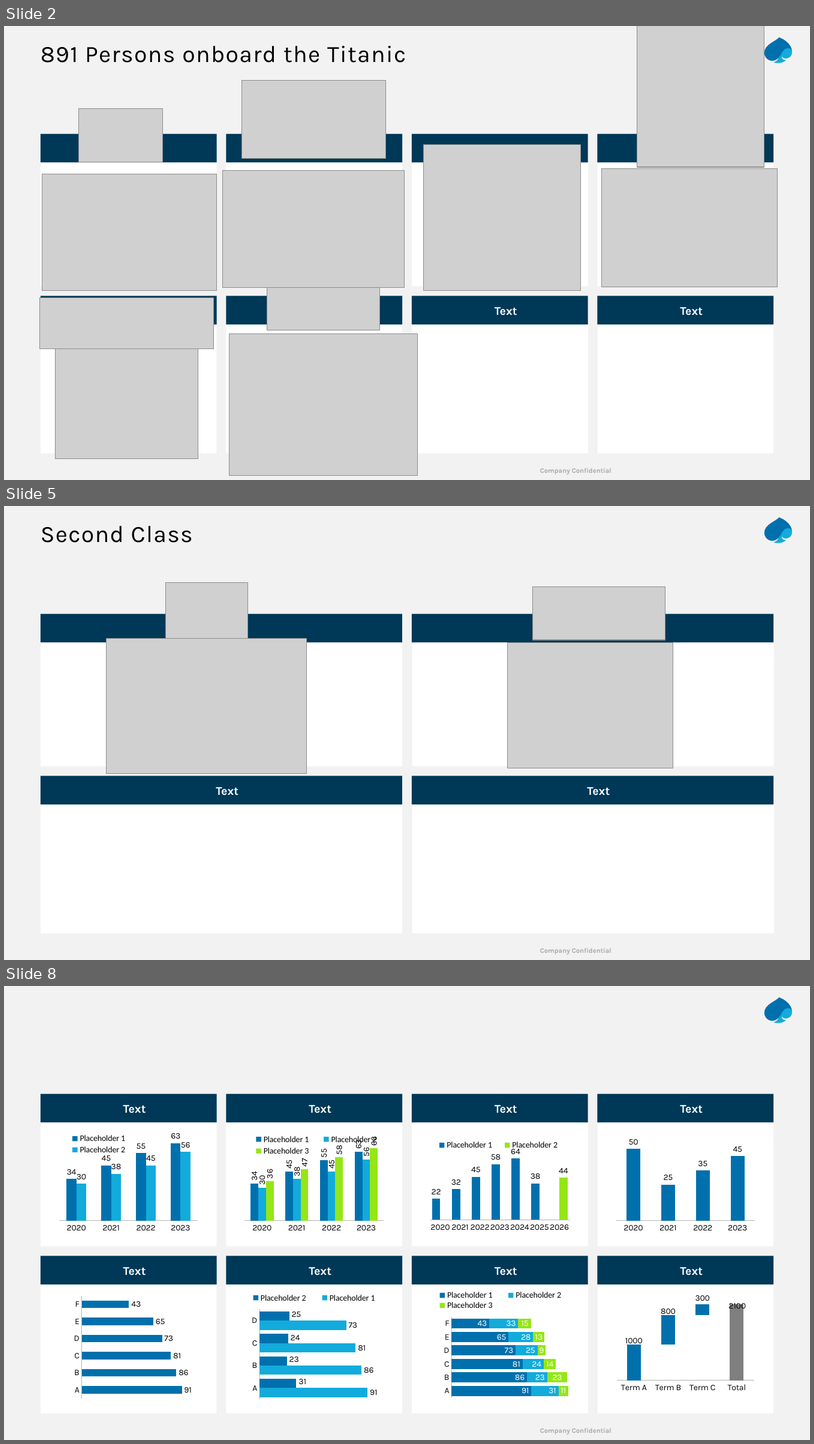
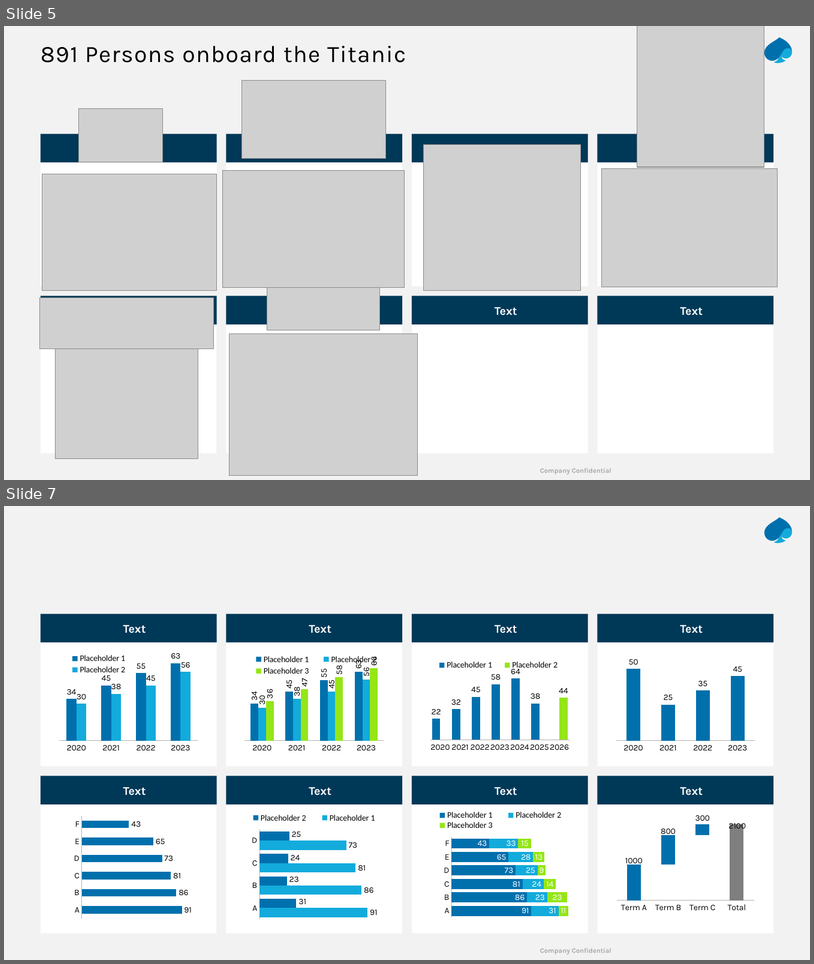
Before and after one commit to Blitzbert/Titanic, a slide deck: 2021-04-06_Data Visualization.pptx. Shown one above the other, each under a label of ours: slides 2, 5 and 8 before the commit, slides 5 and 7 after it; the slides between them are not shown. The pictures are 814x1444 and 814x964 pixels, drawn with LibreOffice and Linux fonts; fonts in the diff are those of the drawing; grey boxes stand for pictures. Boxes give left, top, right and bottom in pixels: in the first picture for what was removed or moved away, otherwise in the second. Text is boxed around its words. In the diff, an @@ line names an element or a change of style, - is before the commit and + after.

```diff
--- a/2021-04-06_Data Visualization.pptx
+++ b/2021-04-06_Data Visualization.pptx
@@ slide 5 removed at [4, 506, 810, 960], background #F2F2F2; not listed: 3 template elements that a slide beside it also shows @@
@@ title removed at [41, 526, 193, 543] @@
-Second Class
@@ picture removed at [165, 582, 248, 640] @@
@@ picture removed at [533, 587, 666, 640] @@
@@ rectangle removed at [40, 613, 402, 642] @@
@@ rectangle removed at [413, 613, 774, 642] @@
@@ rectangle removed at [40, 642, 402, 766] @@
@@ picture removed at [107, 639, 307, 774] @@
@@ rectangle removed at [413, 642, 774, 766] @@
@@ picture removed at [508, 643, 674, 768] @@
@@ rectangle removed at [40, 776, 402, 804] @@
-Text
@@ rectangle removed at [413, 776, 774, 804] @@
-Text
@@ rectangle removed at [40, 804, 402, 933] @@
@@ rectangle removed at [413, 804, 774, 933] @@
@@ what was slide 2 is now slide 5 @@
@@ what was slide 8 is now slide 7 @@
```
Also in this commit, not shown: 2 slides changed, 3 slides added, 3 other slides removed.
